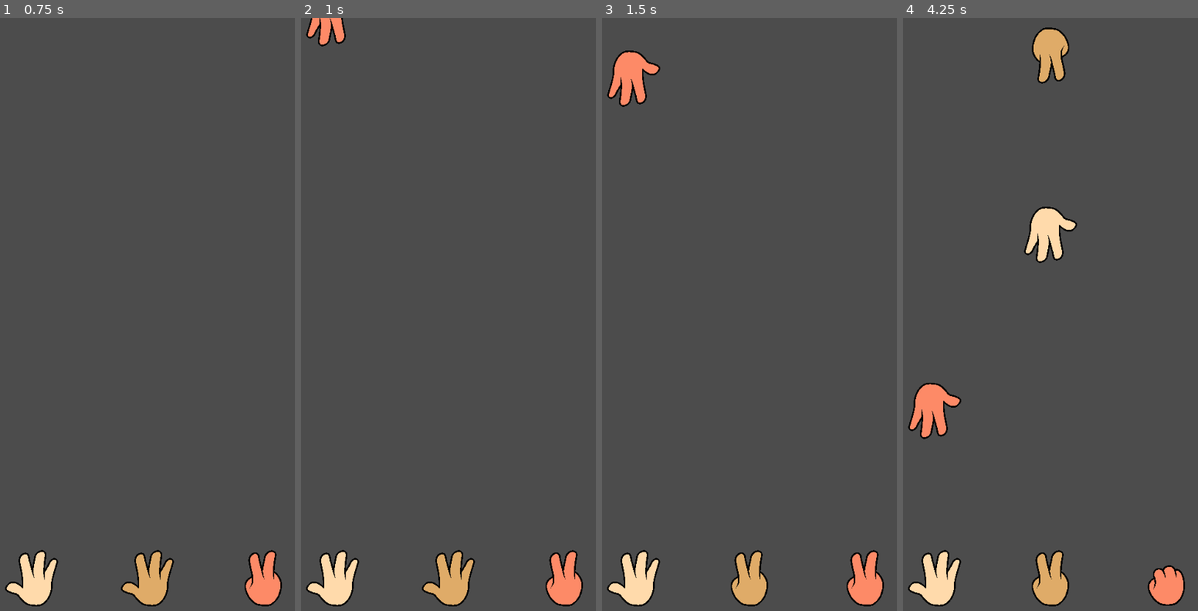
Above: before the commit, frames 1-4 (left to right).
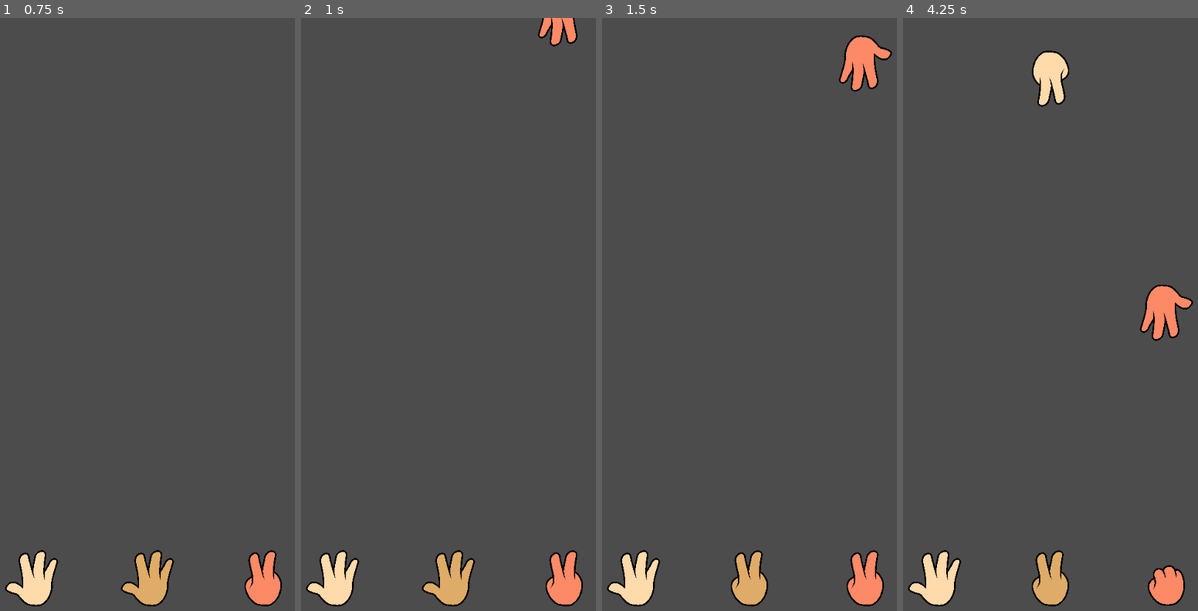
Above: after the commit, the same moments.

Repository: armancs12/RPS
Game: Godot game, scene res://scenes/Game.tscn
The game is run twice, just before and just after one commit, with the same random seed, the same clock (stepped at 60 frames per second) and the same inputs. The project has no main scene, so this scene is started directly.
Inputs (mouse positions are in pixels of both pictures, inside the frame that each line leads up to):
- Up to frame 1 (0.75 s): tap Enter at 0.5 s; move the mouse to (32, 581) at 0.52 s; click (32, 581) at 0.67 s
- Up to frame 2 (1 s): no input
- Up to frame 3 (1.5 s): move the mouse to (749, 581) at 1.27 s; click (749, 581) at 1.42 s
- Up to frame 4 (4.25 s): move the mouse to (1165, 581) at 2.02 s; click (1165, 581) at 2.17 s; move the mouse to (1032, 450) at 2.77 s; click (1032, 450) at 2.92 s; move the mouse to (1153, 421) at 3.52 s; click (1153, 421) at 3.67 s

Frame 1 is identical in both runs. In frame 2, 0.9% of the frame differs, in the area x 1-94%, y 0-5%; in frame 3, 2.0%; in frame 4, 4.4%, in the area x 1-99%, y 1-72%.

Commit message:
EnemyHands are now being generated with different index and position from before.

Diff:
--- a/objects/EnemyHand/EnemyHand.gd
+++ b/objects/EnemyHand/EnemyHand.gd
@@ -1,15 +1,8 @@
 extends Hand
 
 export var speed: float = 200
-export var dir: Vector2
 
 func _enter_tree():
-	randomize()
-	#Set random x pos in 3 lanes
-	var laneWidth = get_viewport_rect().size.x / 3
-	position.x = laneWidth * floor(rand_range(1, 4)) - (laneWidth / 2)
-
-	index = floor(rand_range(0,3))
 	getHand(index)
 
 func _physics_process(delta):
--- a/objects/EnemyHandGenerator/EnemyHandGenerator.gd
+++ b/objects/EnemyHandGenerator/EnemyHandGenerator.gd
@@ -1,14 +1,21 @@
 extends Node
 
 var timer:Timer
-var enemyHand = preload("res://objects/EnemyHand/EnemyHand.tscn")
+
 export var speed: float
 export var interval: float
 export var speedIncrement: float
+
 var enemyHandCount: int
 var incrementionCounter: float
 
+var enemyHand = preload("res://objects/EnemyHand/EnemyHand.tscn")
+var xPoses: Array = [96, 288, 480]
+var xPosIndexBefore: int
+var indexBefore: int
+
 func _enter_tree():
+	randomize()
 	timer = createTimer()
 	timer.connect("timeout", self, "onTimeout")
 
@@ -31,7 +38,22 @@
 func createEnemyHandInstance():
 	var enemyHandInstance = enemyHand.instance()
 	enemyHandInstance.speed = speed
+
+	# Always instantiate on different x positions
+	var xPosIndex = getDifferentValue(xPosIndexBefore, 3)
+	enemyHandInstance.position.x = xPoses[xPosIndex]
+	xPosIndexBefore = xPosIndex
+
+	# With different index as well
+	enemyHandInstance.index = getDifferentValue(indexBefore, 3)
+	indexBefore = enemyHandInstance.index
 	add_child(enemyHandInstance)
+
+func getDifferentValue(var value: float, var inRange: float) -> float:
+	var diff = floor(rand_range(0,inRange))
+	while diff == value:
+		diff = floor(rand_range(0,3))
+	return diff
 
 func setNewSpeedValues():
 	speed += speedIncrement
--- a/scenes/Game.tscn
+++ b/scenes/Game.tscn
@@ -19,3 +19,6 @@
 index = 2
 
 [node name="EnemyHandGenerator" parent="." instance=ExtResource( 2 )]
+speed = 150.0
+interval = 400.0
+speedIncrement = 4.0
